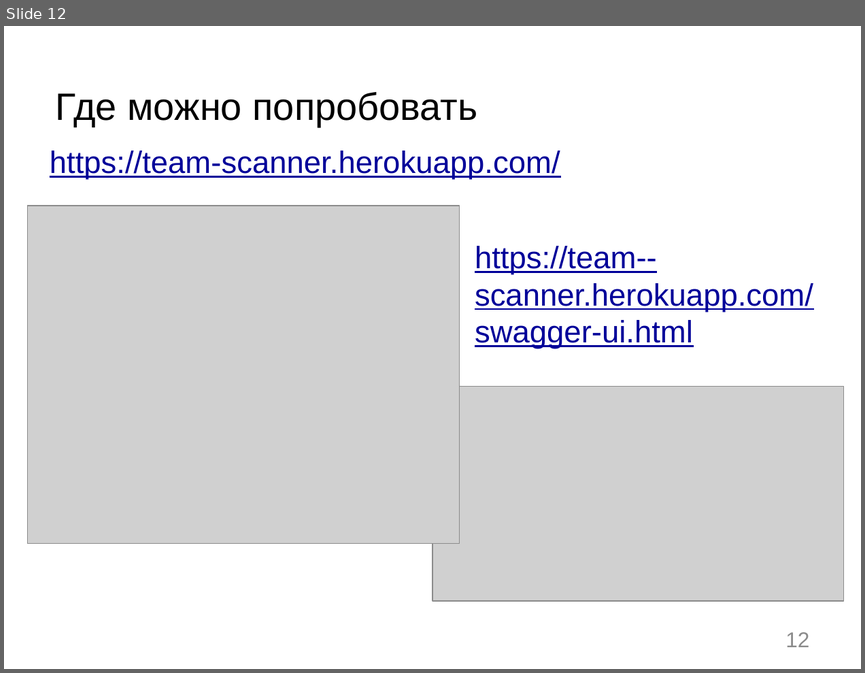
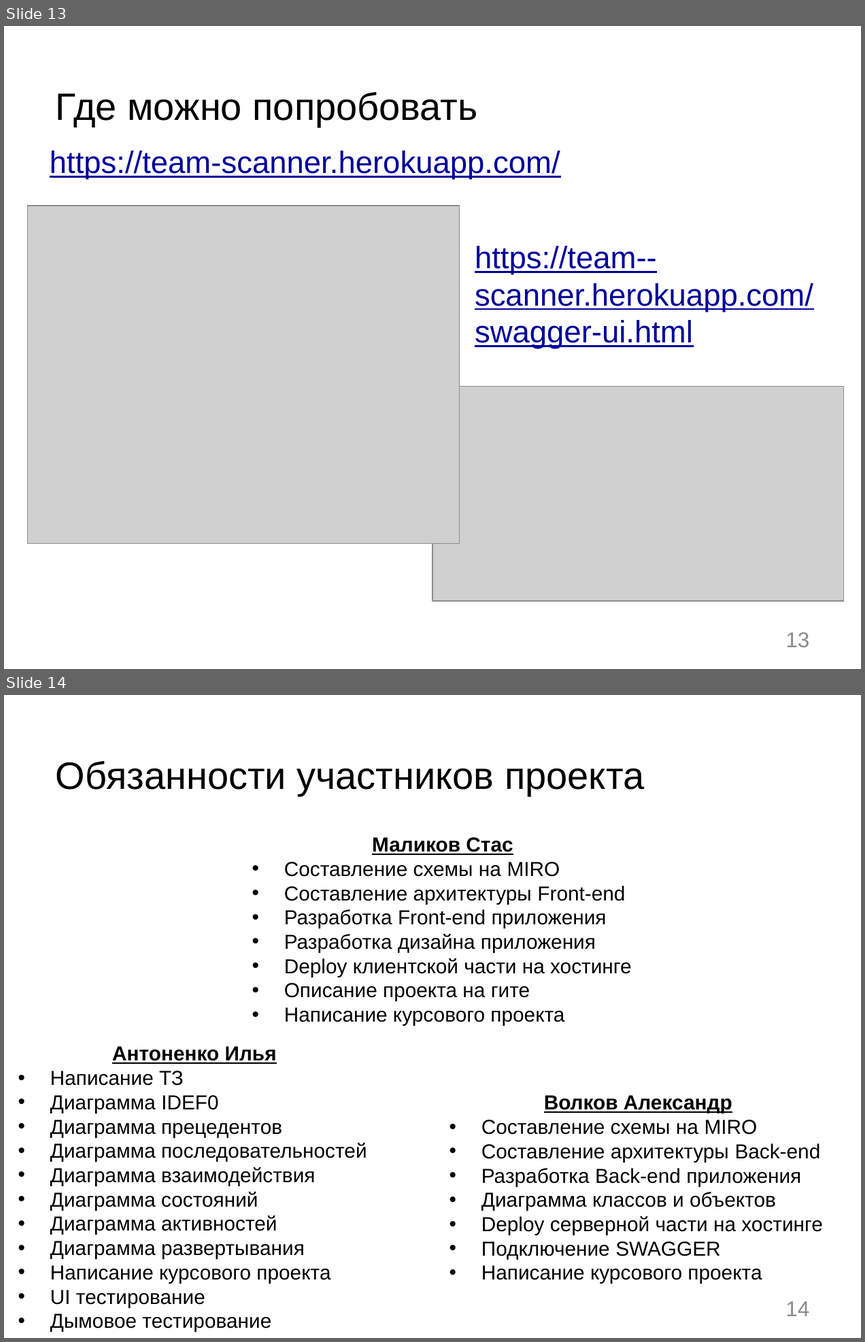
Before and after one commit to StasMalikov/TeamScanner, a slide deck: Документация/TeamScanner презентация.pptx. Shown one above the other, each under a label of ours: slide 12 before the commit, slides 13 and 14 after it. The pictures are 865x673 and 865x1342 pixels, drawn with LibreOffice and Linux fonts; fonts in the diff are those of the drawing; grey boxes stand for pictures. Boxes give left, top, right and bottom in pixels: in the first picture for what was removed or moved away, otherwise in the second. Text is boxed around its words. In the diff, an @@ line names an element or a change of style, - is before the commit and + after.

Commit message:
Видео презентации проекта

```diff
--- a/Документация/TeamScanner презентация.pptx
+++ b/Документация/TeamScanner презентация.pptx
@@ slide 14 added at bbox=[4, 695, 861, 1338], background #FFFFFF @@
@@ title added at bbox=[56, 761, 644, 796], 32 pt, text #000000 @@
+Обязанности участников проекта
@@ text added at bbox=[284, 837, 632, 1025], 17 pt, text #000000 @@
+Маликов Стас
+• Составление схемы на MIRO
+• Составление архитектуры Front-end
+• Разработка Front-end приложения
+• Разработка дизайна приложения
+• Deploy клиентской части на хостинге
+• Описание проекта на гите
+• Написание курсового проекта
@@ text added at bbox=[50, 1046, 367, 1331], 17 pt, text #000000 @@
+Антоненко Илья
+• Написание ТЗ
+• Диаграмма IDEF0
+• Диаграмма прецедентов
+• Диаграмма последовательностей
+• Диаграмма взаимодействия
+• Диаграмма состояний
+• Диаграмма активностей
+• Диаграмма развертывания
+• Написание курсового проекта
+• UI тестирование
+• Дымовое тестирование
@@ text added at bbox=[481, 1095, 823, 1283], 17 pt, text #000000 @@
+Волков Александр
+• Составление схемы на MIRO
+• Cоставление архитектуры Back-end
+• Разработка Back-end приложения
+• Диаграмма классов и объектов
+• Deploy серверной части на хостинге
+• Подключение SWAGGER
+• Написание курсового проекта
@@ page number added at bbox=[785, 1301, 809, 1316], 18 pt, text #8C8C8C @@
+14
@@ what was slide 12 is now slide 13 @@
@@ page number at bbox=[785, 632, 809, 647]: text changed @@
-12
+13
```
Also in this commit, not shown: 2 slides changed, 1 other slide added, 1 other file.
